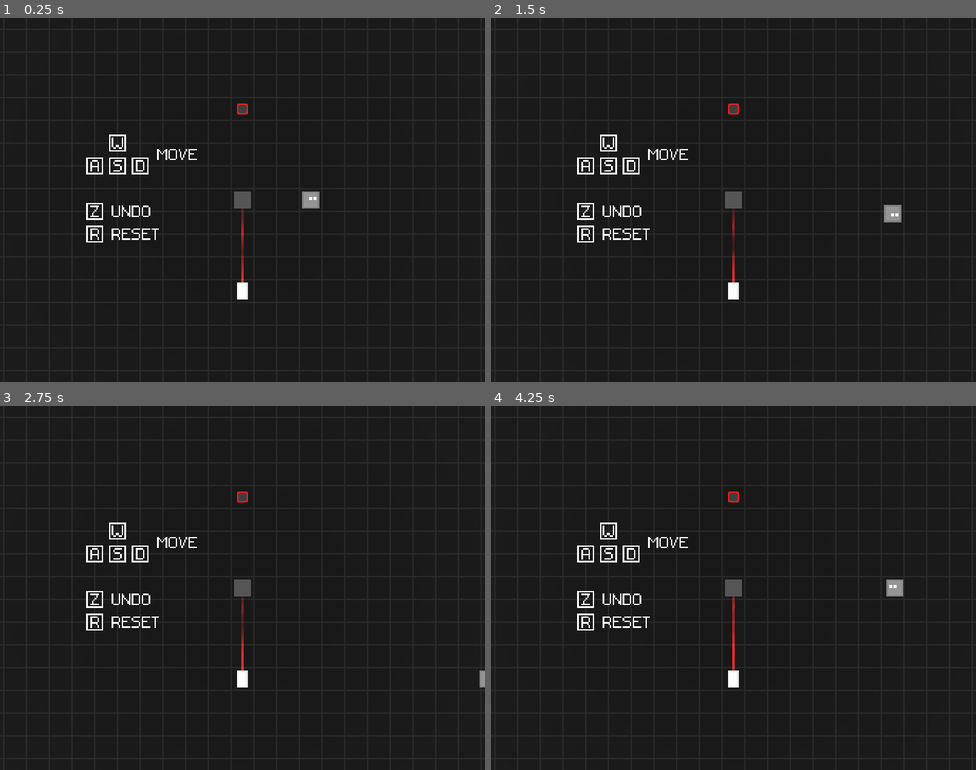
Above: before the commit, frames 1-4 (two rows, left to right).
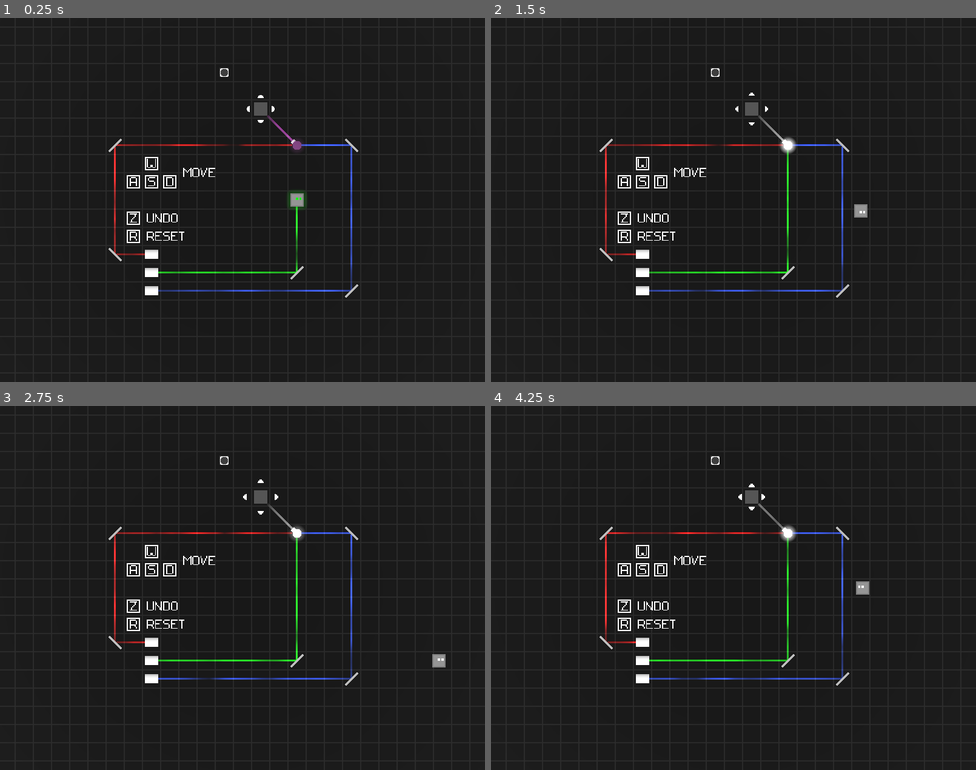
Above: after the commit, the same moments.

Repository: RiverApril/EnergyJam
Game: Godot game, scene res://levels/level_1.tscn
The game is run twice, just before and just after one commit, with the same random seed, the same clock (stepped at 60 frames per second) and the same inputs.
Inputs (mouse positions are in pixels of both pictures, inside the frame that each line leads up to):
- Up to frame 1 (0.25 s): no input
- Up to frame 2 (1.5 s): tap Enter at 0.5 s; move the mouse to (840, 181) at 0.52 s; hold D (Right) 0.53-1.28 s; tap Z (Undo) at 0.6, 1.35 s; move the mouse to (636, 218) at 1.27 s; hold S (Down) from 1.28 s (still down)
- Up to frame 3 (2.75 s): move the mouse to (291, 507) at 2.02 s; release S (Down) at 2.03 s; hold D (Right) from 2.03 s (still down); tap Z (Undo) at 2.1 s
- Up to frame 4 (4.25 s): move the mouse to (709, 660) at 2.77 s; release D (Right) at 2.78 s; hold W (Up) 2.78-3.53 s; tap Z (Undo) at 2.85, 3.6 s; move the mouse to (879, 642) at 3.52 s; hold A (Left) from 3.53 s (still down)

The runs differ from the first frame. In frame 1, 3.4% of the frame differs, in the area x 17-74%, y 13-78%; in frame 2, 3.5%; in frame 3, 3.3%; in frame 4, 3.5%, in the area x 17-85%, y 13-78%.

Commit message:
animated push indicator

Diff:
--- a/levels/Level_2.tscn
+++ b/levels/Level_2.tscn
@@ -1,35 +1,46 @@
-[gd_scene load_steps=7 format=3 uid="uid://w41wkkc5vrdv"]
+[gd_scene load_steps=6 format=3 uid="uid://w41wkkc5vrdv"]
 
 [ext_resource type="PackedScene" uid="uid://buxx8bxc0y6a8" path="res://objects/world_nodes.tscn" id="1_cpqle"]
 [ext_resource type="PackedScene" uid="uid://wdtsu7b21k3j" path="res://objects/player.tscn" id="2_bse17"]
 [ext_resource type="PackedScene" uid="uid://csgcpmpema2ta" path="res://objects/emitter.tscn" id="3_1yipq"]
-[ext_resource type="PackedScene" uid="uid://u1lex88s588t" path="res://objects/block.tscn" id="4_gtjvv"]
 [ext_resource type="PackedScene" uid="uid://bnnuj7j4mqu3n" path="res://objects/glow_block.tscn" id="5_r4x04"]
-[ext_resource type="PackedScene" uid="uid://0h5dr3rsftd4" path="res://objects/mirror.tscn" id="6_euogn"]
+[ext_resource type="PackedScene" uid="uid://dcdwsnfojj4ed" path="res://objects/mirror_block_neg45.tscn" id="7_d5vb1"]
 
 [node name="Tutorial2" type="Node3D"]
 
 [node name="World" parent="." instance=ExtResource("1_cpqle")]
 
 [node name="Player Block" parent="World" instance=ExtResource("2_bse17")]
-transform = Transform3D(1, 0, 0, 0, 1, 0, 0, 0, 1, 2, 0, 2)
 
-[node name="Enivronment" type="Node3D" parent="."]
+[node name="Enivronment" type="Node" parent="."]
 
 [node name="Laser (Red)" parent="Enivronment" instance=ExtResource("3_1yipq")]
-transform = Transform3D(1, 0, 0, 0, 1, 0, 0, 0, 1, -3, 0, 2)
+transform = Transform3D(1, 0, 0, 0, 1, 0, 0, 0, 1, -7, 0, 5)
 script = null
 
-[node name="Block" parent="Enivronment" instance=ExtResource("4_gtjvv")]
-transform = Transform3D(1, 0, 0, 0, 1, 0, 0, 0, 1, -3, 0, 0)
-
 [node name="Glow Block" parent="Enivronment" instance=ExtResource("5_r4x04")]
-transform = Transform3D(1, 0, 0, 0, 1, 0, 0, 0, 1, -1, 0, -4)
+transform = Transform3D(1, 0, 0, 0, 1, 0, 0, 0, 1, 7, 0, -5)
 script = null
 metadata/objective_red = true
-metadata/objective_green = false
+metadata/objective_blue = true
 
-[node name="Mirrors" type="Node3D" parent="Enivronment"]
+[node name="Mirrors" type="Node" parent="Enivronment"]
 
-[node name="Mirror Block3" parent="Enivronment/Mirrors" instance=ExtResource("6_euogn")]
-transform = Transform3D(0.707107, 0, -0.707107, 0, 1, 0, 0.707107, 0, 0.707107, -3, 0, -5)
+[node name="Mirror Block" parent="Enivronment/Mirrors" instance=ExtResource("7_d5vb1")]
+transform = Transform3D(0.707107, 0, -0.707107, 0, 1, 0, 0.707107, 0, 0.707107, 4, 0, 1)
+
+[node name="Mirror Block2" parent="Enivronment/Mirrors" instance=ExtResource("7_d5vb1")]
+transform = Transform3D(0.707107, 0, -0.707107, 0, 1, 0, 0.707107, 0, 0.707107, -6, 0, -1)
+
+[node name="Mirror Block3" parent="Enivronment/Mirrors" instance=ExtResource("7_d5vb1")]
+transform = Transform3D(0.707107, 0, -0.707107, 0, 1, 0, 0.707107, 0, 0.707107, -7, 0, 0)
+
+[node name="Emitter Block" parent="Enivronment" instance=ExtResource("3_1yipq")]
+transform = Transform3D(1, 0, 0, 0, 1, 0, 0, 0, 1, -4, 0, 5)
+metadata/beam_red = false
+metadata/beam_green = true
+
+[node name="Emitter Block2" parent="Enivronment" instance=ExtResource("3_1yipq")]
+transform = Transform3D(1, 0, 0, 0, 1, 0, 0, 0, 1, -1, 0, 5)
+metadata/beam_red = false
+metadata/beam_blue = true
--- /dev/null
+++ b/levels/block_controller.gd
@@ -0,0 +1,11 @@
+extends Node3D
+
+@onready var anim = $Block/AnimatedSprite3D
+# Called when the node enters the scene tree for the first time.
+func _ready() -> void:
+	anim.play("can_push")
+
+
+# Called every frame. 'delta' is the elapsed time since the previous frame.
+func _process(delta: float) -> void:
+	pass
--- a/levels/level_1.tscn
+++ b/levels/level_1.tscn
@@ -1,35 +1,166 @@
-[gd_scene load_steps=7 format=3 uid="uid://twfiaksnra1t"]
+[gd_scene load_steps=22 format=3 uid="uid://twfiaksnra1t"]
 
 [ext_resource type="PackedScene" uid="uid://buxx8bxc0y6a8" path="res://objects/world_nodes.tscn" id="1_n2psw"]
 [ext_resource type="Texture2D" uid="uid://cbx44vhv2b4dh" path="res://textures/controls.png" id="2_e4vy7"]
 [ext_resource type="PackedScene" uid="uid://wdtsu7b21k3j" path="res://objects/player.tscn" id="2_gbeps"]
+[ext_resource type="PackedScene" uid="uid://cv34fsvq87p0o" path="res://objects/mirror_block_45.tscn" id="2_x0amb"]
 [ext_resource type="PackedScene" uid="uid://csgcpmpema2ta" path="res://objects/emitter.tscn" id="3_rpyud"]
 [ext_resource type="PackedScene" uid="uid://u1lex88s588t" path="res://objects/block.tscn" id="4_ga1bi"]
+[ext_resource type="Script" path="res://levels/block_controller.gd" id="5_1ie6y"]
 [ext_resource type="PackedScene" uid="uid://bnnuj7j4mqu3n" path="res://objects/glow_block.tscn" id="5_rb8bl"]
+[ext_resource type="Texture2D" uid="uid://cccxstrm1oypa" path="res://textures/quad arrows-sheet.png" id="6_bjt11"]
+[ext_resource type="PackedScene" uid="uid://wp2nd16mvwmg" path="res://objects/combiner.tscn" id="7_j2y6i"]
+[ext_resource type="PackedScene" uid="uid://dcdwsnfojj4ed" path="res://objects/mirror_block_neg45.tscn" id="7_sj20t"]
+
+[sub_resource type="AtlasTexture" id="AtlasTexture_7yvyi"]
+atlas = ExtResource("6_bjt11")
+region = Rect2(128, 0, 32, 32)
+
+[sub_resource type="AtlasTexture" id="AtlasTexture_uqsh0"]
+atlas = ExtResource("6_bjt11")
+region = Rect2(96, 0, 32, 32)
+
+[sub_resource type="AtlasTexture" id="AtlasTexture_s7xvx"]
+atlas = ExtResource("6_bjt11")
+region = Rect2(64, 0, 32, 32)
+
+[sub_resource type="AtlasTexture" id="AtlasTexture_vcq57"]
+atlas = ExtResource("6_bjt11")
+region = Rect2(32, 0, 32, 32)
+
+[sub_resource type="AtlasTexture" id="AtlasTexture_h2b41"]
+atlas = ExtResource("6_bjt11")
+region = Rect2(0, 0, 32, 32)
+
+[sub_resource type="AtlasTexture" id="AtlasTexture_bfvve"]
+atlas = ExtResource("6_bjt11")
+region = Rect2(256, 0, 32, 32)
+
+[sub_resource type="AtlasTexture" id="AtlasTexture_uu6rd"]
+atlas = ExtResource("6_bjt11")
+region = Rect2(224, 0, 32, 32)
+
+[sub_resource type="AtlasTexture" id="AtlasTexture_2j62y"]
+atlas = ExtResource("6_bjt11")
+region = Rect2(192, 0, 32, 32)
+
+[sub_resource type="AtlasTexture" id="AtlasTexture_tugy1"]
+atlas = ExtResource("6_bjt11")
+region = Rect2(160, 0, 32, 32)
+
+[sub_resource type="SpriteFrames" id="SpriteFrames_vetwp"]
+animations = [{
+"frames": [{
+"duration": 1.0,
+"texture": SubResource("AtlasTexture_7yvyi")
+}, {
+"duration": 1.0,
+"texture": SubResource("AtlasTexture_uqsh0")
+}, {
+"duration": 1.0,
+"texture": SubResource("AtlasTexture_s7xvx")
+}, {
+"duration": 1.0,
+"texture": SubResource("AtlasTexture_vcq57")
+}, {
+"duration": 1.0,
+"texture": SubResource("AtlasTexture_h2b41")
+}, {
+"duration": 1.0,
+"texture": SubResource("AtlasTexture_bfvve")
+}, {
+"duration": 1.0,
+"texture": SubResource("AtlasTexture_uu6rd")
+}, {
+"duration": 1.0,
+"texture": SubResource("AtlasTexture_2j62y")
+}, {
+"duration": 1.0,
+"texture": SubResource("AtlasTexture_tugy1")
+}],
+"loop": true,
+"name": &"can_push",
+"speed": 8.0
+}]
 
 [node name="Tutorial1" type="Node3D"]
 
 [node name="World" parent="." instance=ExtResource("1_n2psw")]
 
-[node name="Controls Sprite" type="Sprite3D" parent="."]
-transform = Transform3D(1, 0, 0, 0, -4.37114e-08, 1, 0, -1, -4.37114e-08, -3, -0.75, 0)
+[node name="Camera3D" parent="World" index="2"]
+size = 20.0
+
+[node name="Player Block" parent="World" instance=ExtResource("2_gbeps")]
+transform = Transform3D(1, 0, 0, 0, 1, 0, 0, 0, 1, 3, 0, 0)
+
+[node name="Environment" type="Node" parent="."]
+
+[node name="Controls Sprite" type="Sprite3D" parent="Environment"]
+transform = Transform3D(1, 0, 0, 0, -4.37114e-08, 1, 0, -1, -4.37114e-08, -2.5, -0.75, 0.5)
 pixel_size = 0.0625
 texture_filter = 0
 texture = ExtResource("2_e4vy7")
 
-[node name="Player Block" parent="." instance=ExtResource("2_gbeps")]
-transform = Transform3D(1, 0, 0, 0, 1, 0, 0, 0, 1, 3, 0, 0)
+[node name="BlockController" type="Node3D" parent="Environment"]
+script = ExtResource("5_1ie6y")
 
-[node name="Laser (Red)" parent="." instance=ExtResource("3_rpyud")]
-transform = Transform3D(1, 0, 0, 0, 1, 0, 0, 0, 1, 0, 0, 4)
+[node name="Block" parent="Environment/BlockController" instance=ExtResource("4_ga1bi")]
+transform = Transform3D(1, 0, 0, 0, 1, 0, 0, 0, 1, 1, 0, -5)
+
+[node name="AnimatedSprite3D" type="AnimatedSprite3D" parent="Environment/BlockController/Block"]
+transform = Transform3D(1, 0, 0, 0, -4.37114e-08, -1, 0, 1, -4.37114e-08, 0, 1, 0)
+rotation_order = 0
+pixel_size = 0.06
+texture_filter = 0
+sprite_frames = SubResource("SpriteFrames_vetwp")
+animation = &"can_push"
+frame_progress = 0.512276
+
+[node name="Mirrors" type="Node" parent="Environment"]
+
+[node name="Mirror Block" parent="Environment/Mirrors" instance=ExtResource("7_sj20t")]
+transform = Transform3D(0.707107, 0, -0.707107, 0, 1, 0, 0.707107, 0, 0.707107, 6, 0, 5)
+
+[node name="Mirror Block2" parent="Environment/Mirrors" instance=ExtResource("7_sj20t")]
+transform = Transform3D(0.707107, 0, -0.707107, 0, 1, 0, 0.707107, 0, 0.707107, -7, 0, -3)
+
+[node name="Mirror Block3" parent="Environment/Mirrors" instance=ExtResource("2_x0amb")]
+transform = Transform3D(0.707107, 0, 0.707107, 0, 1, 0, -0.707107, 0, 0.707107, -7, 0, 3)
+
+[node name="Mirror Block4" parent="Environment/Mirrors" instance=ExtResource("7_sj20t")]
+transform = Transform3D(0.707107, 0, -0.707107, 0, 1, 0, 0.707107, 0, 0.707107, 3, 0, 4)
+
+[node name="Mirror Block5" parent="Environment/Mirrors" instance=ExtResource("2_x0amb")]
+transform = Transform3D(0.707107, 0, 0.707107, 0, 1, 0, -0.707107, 0, 0.707107, 6, 0, -3)
+
+[node name="Lasers" type="Node" parent="Environment"]
+
+[node name="Laser (Red)" parent="Environment/Lasers" instance=ExtResource("3_rpyud")]
+transform = Transform3D(-4.37114e-08, 0, 1, 0, 1, 0, -1, 0, -4.37114e-08, -5, 0, 3)
 script = null
 
-[node name="Block" parent="." instance=ExtResource("4_ga1bi")]
+[node name="Emitter Block" parent="Environment/Lasers" instance=ExtResource("3_rpyud")]
+transform = Transform3D(-4.37114e-08, 0, -1, 0, 1, 0, 1, 0, -4.37114e-08, -5, 0, 4)
+script = null
+metadata/beam_red = false
+metadata/beam_green = true
 
-[node name="Glow Block" parent="." instance=ExtResource("5_rb8bl")]
-transform = Transform3D(1, 0, 0, 0, 1, 0, 0, 0, 1, 0, 0, -4)
+[node name="Emitter Block2" parent="Environment/Lasers" instance=ExtResource("3_rpyud")]
+transform = Transform3D(-4.37114e-08, 0, -1, 0, 1, 0, 1, 0, -4.37114e-08, -5, 0, 5)
+script = null
+metadata/beam_red = false
+metadata/beam_blue = true
+
+[node name="Combiner" parent="Environment/Lasers" instance=ExtResource("7_j2y6i")]
+transform = Transform3D(0.707107, 0, 0.707107, 0, 1, 0, -0.707107, 0, 0.707107, 3, 0, -3)
+script = null
+
+[node name="VictoryTargets" type="Node" parent="Environment"]
+
+[node name="Glow Block" parent="Environment/VictoryTargets" instance=ExtResource("5_rb8bl")]
+transform = Transform3D(1, 0, 0, 0, 1, 0, 0, 0, 1, -1, 0, -7)
 script = null
 metadata/objective_red = true
-metadata/objective_green = false
+metadata/objective_blue = true
 
 [editable path="World"]
Binary file added: textures/quad arrows-sheet.png
Not shown, added: textures/quad arrows-sheet.png.import
